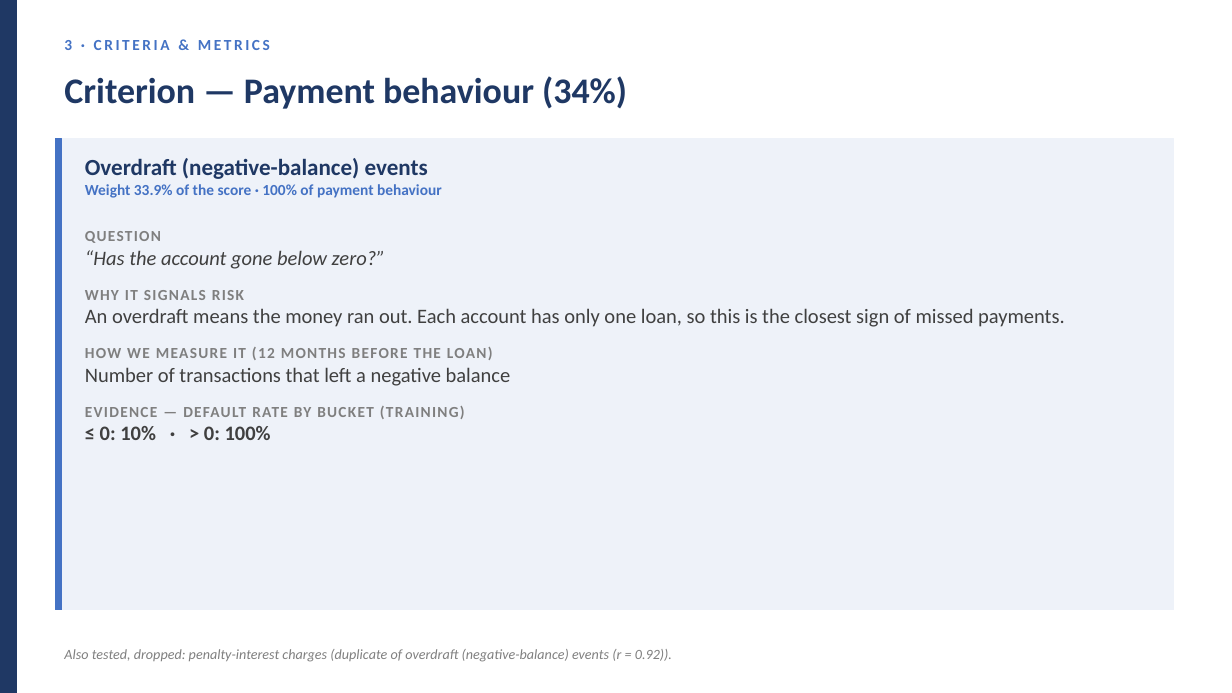
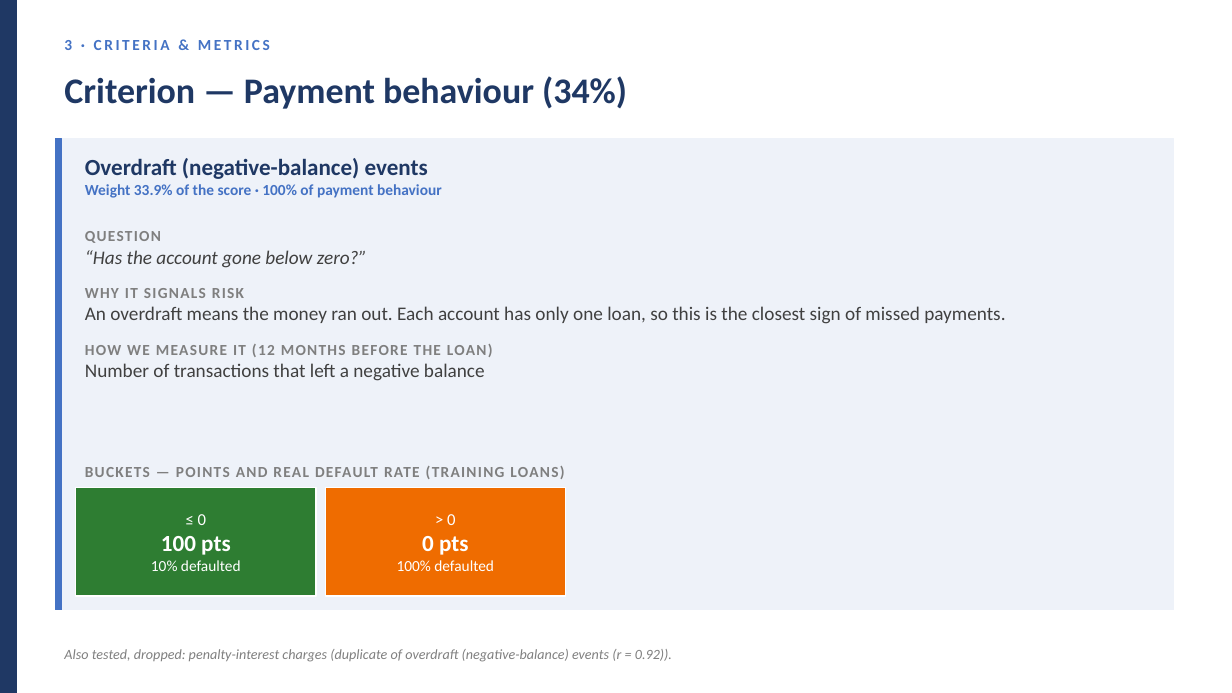
Before and after one commit to huotrithy/da-assignment-risk-scoring, a slide deck: slide 20 of docs/Final_Presentation.pptx (slide 19 before the commit). Drawn at 1232x693 pixels with LibreOffice and Linux fonts; fonts in the diff are those of the drawing. Boxes give left, top, right and bottom in pixels: in the first picture for what was removed or moved away, otherwise in the second. Text is boxed around its words. In the diff, an @@ line names an element or a change of style, - is before the commit and + after.

```diff
--- a/docs/Final_Presentation.pptx
+++ b/docs/Final_Presentation.pptx
@@ text at box(85, 250, 1005, 381): size 16 to 15 pt in "“Has the account gone below zero?”", "An overdraft means the money ran out. ...", "Number of transactions that left a negative ..." @@
@@ text at box(85, 406, 465, 440): paragraphs removed @@
-EVIDENCE — DEFAULT RATE BY BUCKET (TRAINING)
-≤ 0: 10% · > 0: 100%
@@ text added at box(85, 466, 564, 479), 12 pt, text #7F7F7F, bold @@
+BUCKETS — POINTS AND REAL DEFAULT RATE (TRAINING LOANS)
@@ rectangle added at box(76, 488, 316, 596), fill #2E7D32, outline #FFFFFF 1 pt @@
@@ rectangle added at box(325, 488, 566, 596), fill #EF6C00, outline #FFFFFF 1 pt @@
@@ text added at box(151, 514, 241, 571), 12 pt, text #FFFFFF @@
+≤ 0
+100 pts
+10% defaulted
@@ text added at box(397, 514, 494, 571), 12 pt, text #FFFFFF @@
+> 0
+0 pts
+100% defaulted
```
Also in this commit, not shown: 8 other slides changed, 2 slides added, 1 slide removed, 1 other file.
